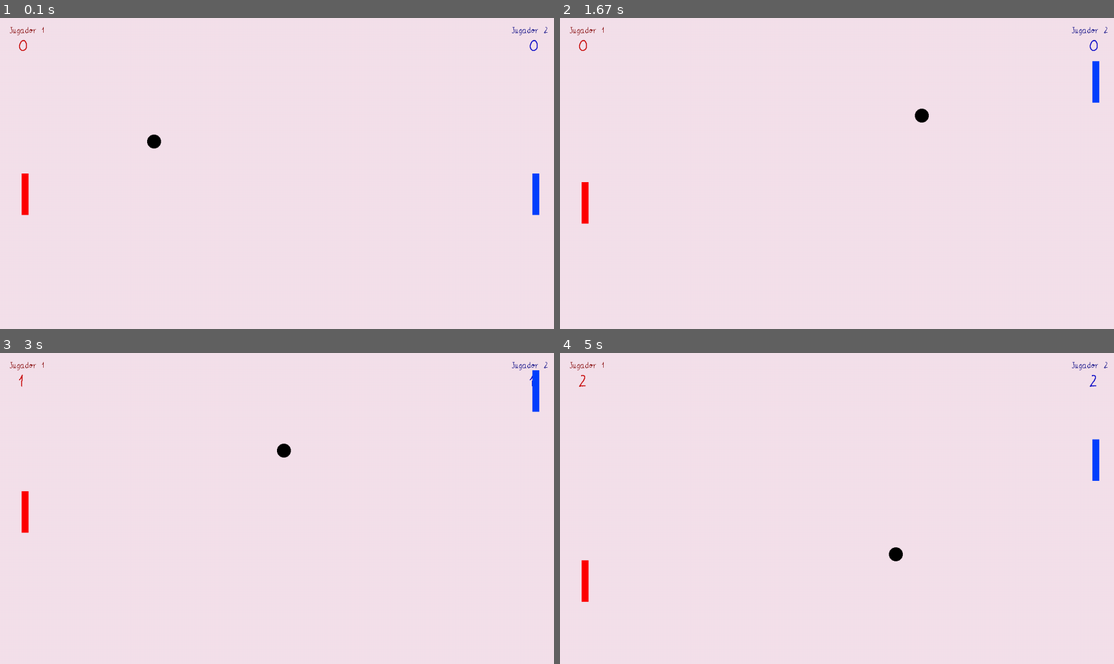
Above: before the commit, frames 1-4 (two rows, left to right).
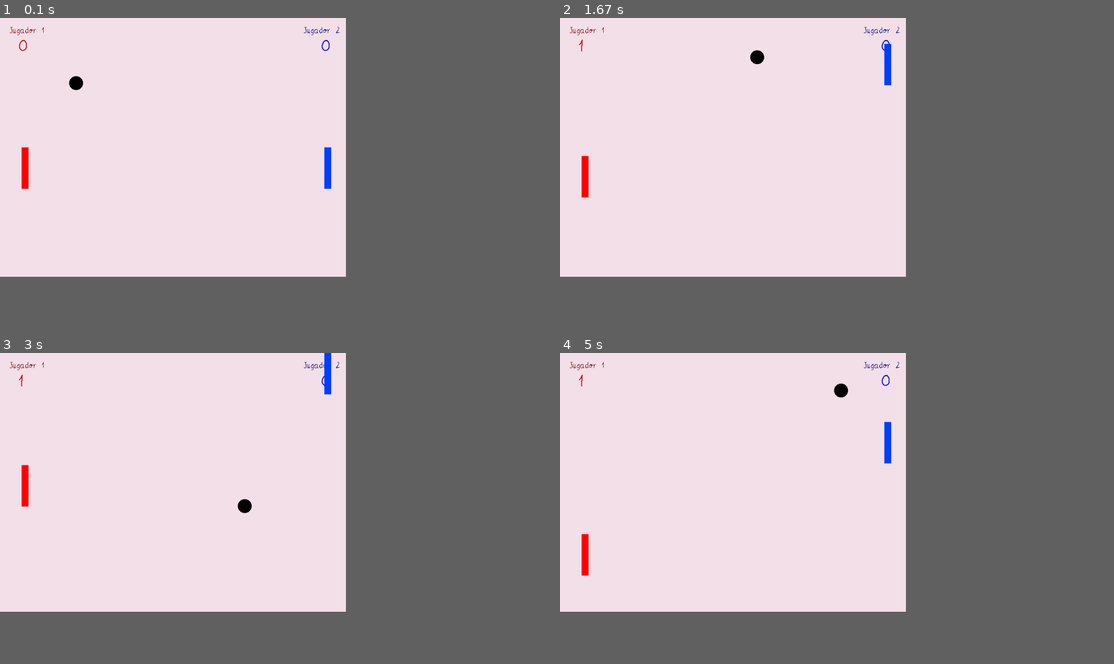
Above: after the commit, the same moments.

Repository: pablonete/pygame-pong
Game: pygame game, started from main.py
Two runs of this game, one before a commit and one after it. Both use one fixed random seed, a clock stepped at 60 frames per second and the inputs below.
Inputs:
- Up to frame 1 (0.1 s): no input
- Up to frame 2 (1.67 s): hold Up 0.33-0.8 s; hold Down 0.83-1.13 s; hold S 0.83-1.13 s; hold Up 1.17-1.53 s; hold W 1.17-1.53 s; hold Down from 1.57 s (still down); hold S from 1.57 s (still down)
- Up to frame 3 (3 s): release Down at 1.93 s; release S at 1.93 s; hold Up 1.97-2.27 s; hold W 1.97-2.27 s; hold Down 2.3-2.6 s; hold S 2.3-2.6 s; hold Up from 2.63 s (still down); hold W from 2.63 s (still down)
- Up to frame 4 (5 s): release Up at 3 s; release W at 3 s; hold Down 3.03-3.4 s; hold S 3.03-3.4 s; hold Up 3.43-3.73 s; hold W 3.43-3.73 s; hold Down 3.77-4.07 s; hold S 3.77-4.07 s; hold Up 4.1-4.47 s; hold W 4.1-4.47 s; hold Down 4.5-4.87 s; hold S 4.5-4.87 s; hold Up from 4.9 s (still down); hold W from 4.9 s (still down)
In our replay, the window is 900x506 before the commit and 562x421 after it. These sizes can differ from the game's own. Grey fills any space a smaller window leaves; there, only what the larger window draws over its background counts as a difference.

The runs differ from the first frame. In frame 1, 1.0% of the frame differs, in the area x 3-99%, y 2-64%; in frame 2, 1.0%; in frame 3, 0.9%; in frame 4, 1.0%, in the area x 3-99%, y 2-81%.

Commit message:
Speed up ball as we play.

Diff:
--- a/main.py
+++ b/main.py
@@ -2,8 +2,7 @@
 
 pygame.init()
 
-size = 800, 600
-ventana = pygame.display.set_mode((0, 0), pygame.FULLSCREEN)
+ventana = pygame.display.set_mode((800, 600), 0)
 pygame.display.set_caption("Pong")
 ancho, alto = pygame.display.get_surface().get_size()
 
@@ -26,9 +25,10 @@
 tipoletrapuntos = pygame.font.Font("mifuente.ttf", 40)
 puntos = [0, 0]
 
-delta_pelota = 30
+delta_pelota = 10
 delta_jugador = 10
-velocidad = [delta_pelota, delta_pelota]
+vector = [1, 1]
+counter = 0
 
 run = True
 while run:
@@ -38,24 +38,29 @@
     if evento.type == pygame.QUIT:
       run = False
 
-  keys = pygame.key.get_pressed();
+  keys = pygame.key.get_pressed()
 
   if keys[pygame.K_ESCAPE]:
     run = False
 
-  pelotaXY = pelotaXY.move(velocidad)
+  if (counter == 100):
+    delta_pelota += 1
+    counter = 0
+  counter += 1
+
+  pelotaXY = pelotaXY.move([vector[0] * delta_pelota, vector[1] * delta_pelota])
 
   if pelotaXY.left < 0:
-     velocidad[0] = -velocidad[0]
+     vector[0] = -vector[0]
      puntos[1] = puntos[1] + 1
      fondo = colors[1]
   if pelotaXY.right > ancho:
-     velocidad[0] = -velocidad[0]
+     vector[0] = -vector[0]
      puntos[0] = puntos[0] + 1
      fondo = colors[0]
 
   if pelotaXY.top < 0 or pelotaXY.bottom > alto:
-    velocidad[1] = -velocidad[1]
+    vector[1] = -vector[1]
 
   if keys[pygame.K_w]:
     if (jugador1XY[1] > 0):
@@ -72,9 +77,9 @@
       jugador2XY = jugador2XY.move(0, delta_jugador)
 
   if jugador1XY.colliderect(pelotaXY):
-    velocidad[0] = delta_pelota
+    vector[0] = 1
   if jugador2XY.colliderect(pelotaXY):
-    velocidad[0] = -delta_pelota
+    vector[0] = -1
 
   ventana.fill(fondo)
   ventana.blit(tipoletra.render("Jugador 1", 0, (130, 0, 0)), (20, 20))
